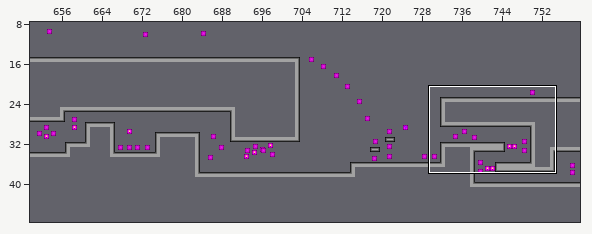
Tiled map -- Maps/level2_01.tmx. The first picture is a wide view before the edit; the outline marks the close-up.
Close-up. Old version:
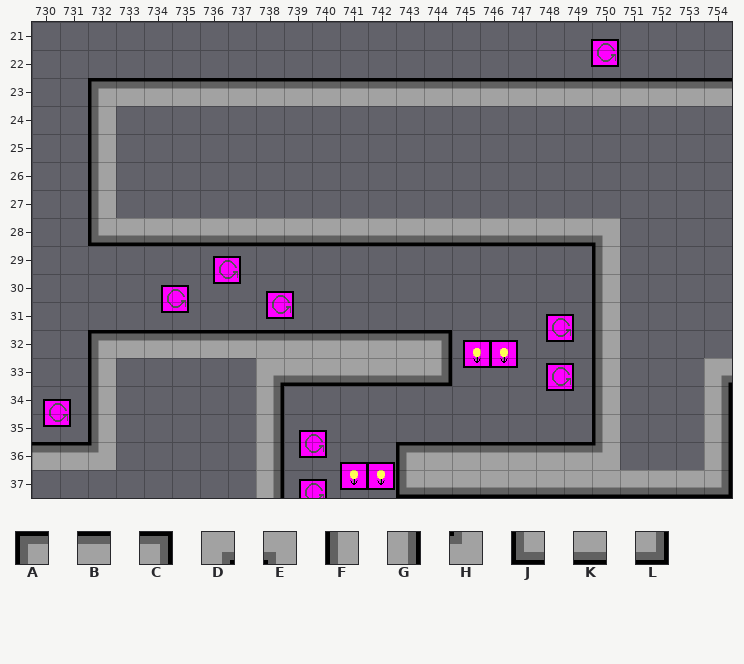
Cells are 32x32 px. Shown: x 730..754, y 21..37. The commit also changed other parts of the map, which this record leaves out.
Key: from "../Recess_Race_0_2/Assets/Rece": A 0, B 1, C 2, D 3, E 4, F 8, G 10, H 12, J 16, K 17, L 18.
_ is an empty cell.
Layer "Tile Layer 1" before, first column x 730:
21 _________________________
22 _________________________
23 __ABBBBBBBBBBBBBBBBBBBBBB
24 __F______________________
25 __F______________________
26 __F______________________
27 __F______________________
28 __JKKKKKKKKKKKKKKKKKE____
29 ____________________F____
30 ____________________F____
31 ____________________F____
32 __ABBBBBBBBBBBC_____F____
33 __F_____DKKKKKL_____F___D
34 __F_____G___________F___G
35 __F_____G___________F___G
36 BBH_____G____ABBBBBBH___G
37 ________G____JKKKKKKKKKKL
Once edited:
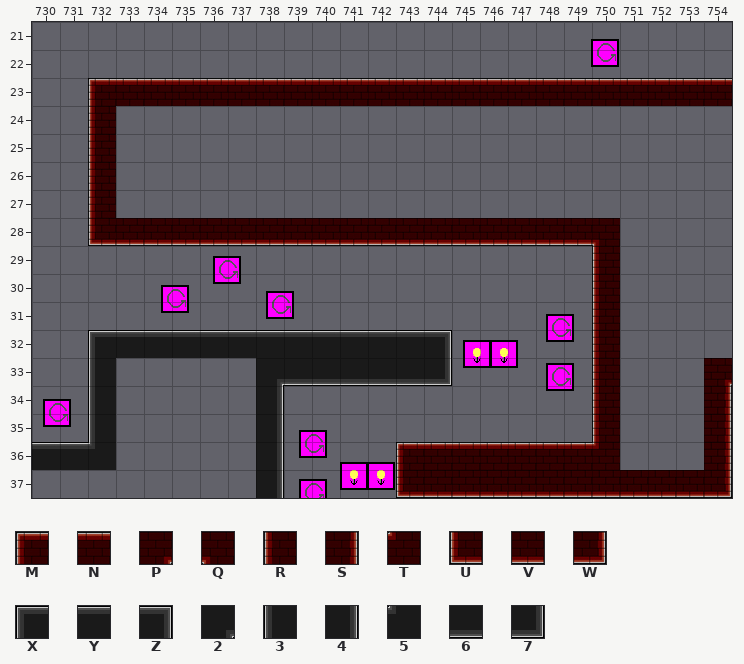
Further tiles: from "TileSet-BrickOutside": M 0, N 1, P 3, Q 4, R 5, S 7, T 9, U 10, V 11, W 12; from "TileSet-Pavement": X 0, Y 1, Z 2, 2 3, 3 5, 4 7, 5 9, 6 11, 7 12.
Edits made:
Changed rows in their new state; . is an unchanged cell.
Layer "Tile Layer 1":
first column x 730:
23 ..MNNNNNNNNNNNNNNNNNNNNNN
24 ..R......................
25 ..R......................
26 ..R......................
27 ..R......................
28 ..UVVVVVVVVVVVVVVVVVQ....
29 ....................R....
30 ....................R....
31 ....................R....
32 ..XYYYYYYYYYYYZ.....R....
33 ..3.....2666667.....R...P
34 ..3.....4...........R...S
35 ..3.....4...........R...S
36 YY5.....4....MNNNNNNT...S
37 ........4....UVVVVVVVVVVW
Pixel boxes of the changes (left, top, right, bottom) in both close-ups:
changed: (32, 78, 732, 498)
